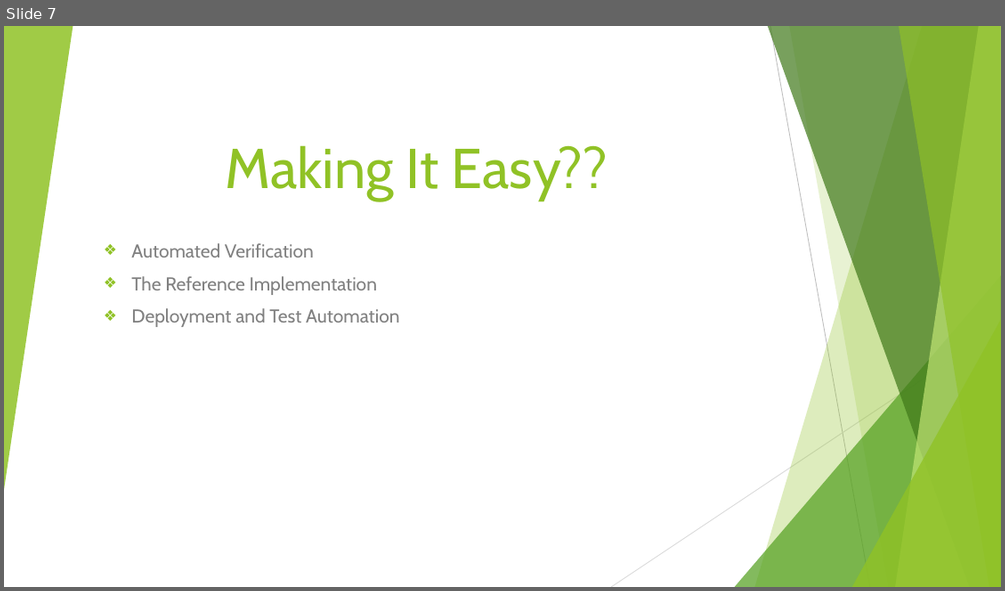
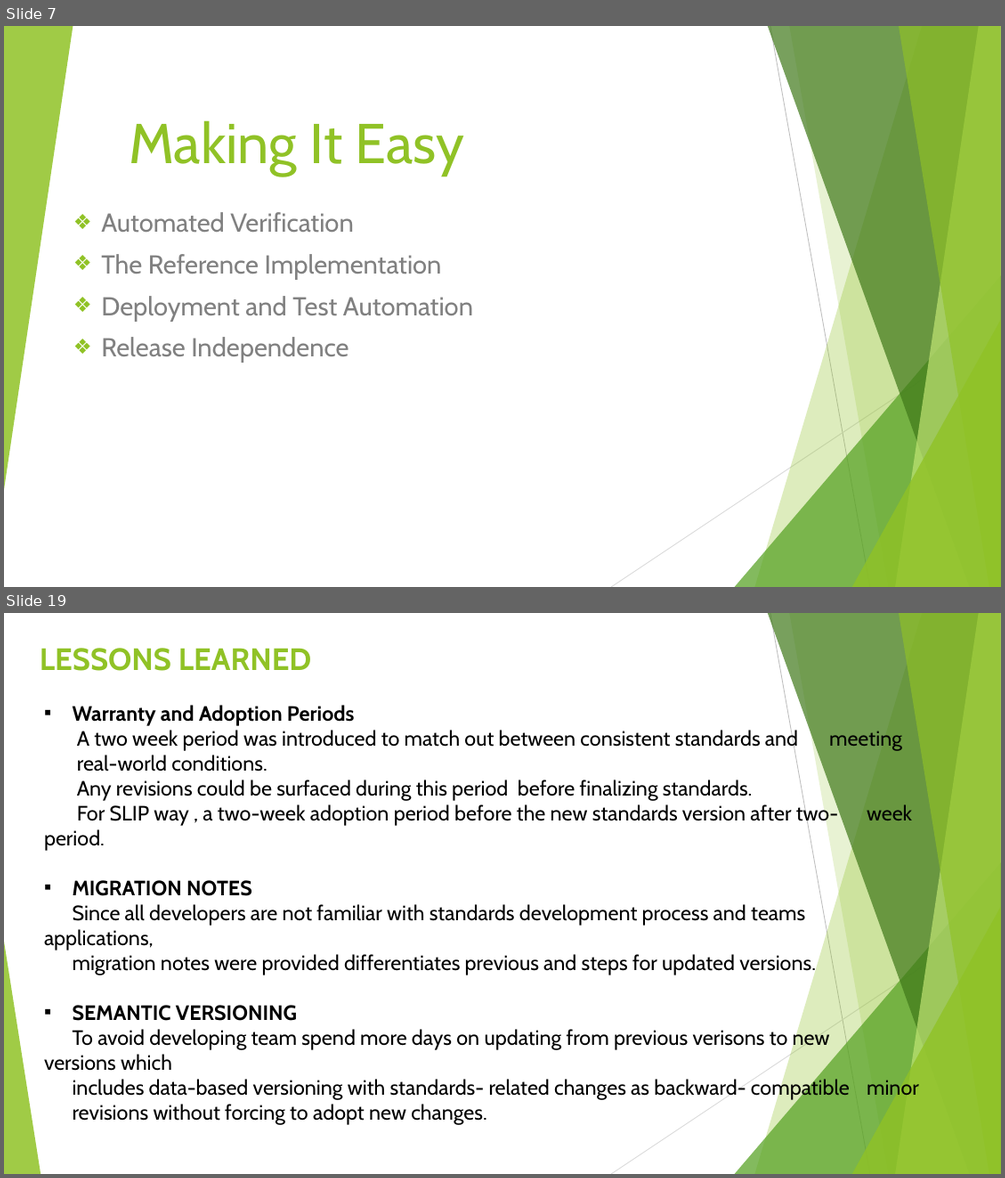
Before and after one commit to BMTechno/Advanced-Software-Engineering-LAB, a slide deck: ase ppt JOURNAL12.pptx. Shown one above the other, each under a label of ours: slide 7 before the commit, slides 7 and 19 after it; the slides between them are not shown. The pictures are 1005x591 and 1005x1178 pixels, drawn with LibreOffice and Linux fonts; fonts in the diff are those of the drawing. Boxes give left, top, right and bottom in pixels: in the first picture for what was removed or moved away, otherwise in the second. Text is boxed around its words. In the diff, an @@ line names an element or a change of style, - is before the commit and + after.

```diff
--- a/ase ppt JOURNAL12.pptx
+++ b/ase ppt JOURNAL12.pptx
@@ slide 19 added at (x1=4, y1=613, x2=1001, y2=1174), background #FFFFFF; not listed: 9 template elements that a slide beside it also shows @@
@@ text added at (x1=40, y1=648, x2=312, y2=671), 29.7 pt, text #90C226, bold @@
+LESSONS LEARNED
@@ text added at (x1=44, y1=705, x2=919, y2=1125), 20 pt, text #000000 @@
+▪ Warranty and Adoption Periods
+A two week period was introduced to match out between consistent standards and meeting
+real-world conditions.
+Any revisions could be surfaced during this period before finalizing standards.
+For SLIP way , a two-week adoption period before the new standards version after two- week period.
+▪ MIGRATION NOTES
+Since all developers are not familiar with standards development process and teams applications,
+migration notes were provided differentiates previous and steps for updated versions.
+▪ SEMANTIC VERSIONING
+To avoid developing team spend more days on updating from previous verisons to new versions which
+includes data-based versioning with standards- related changes as backward- compatible minor
+revisions without forcing to adopt new changes.
@@ triangle added at (x1=4, y1=941, x2=40, y2=1174), fill #90C226 at 85% opacity @@
@@ slide 7 changed as well @@
@@ title at (x1=129, y1=120, x2=464, y2=176): text changed @@
-Making It Easy??
+Making It Easy
@@ subtitle "Automated Verification" moved from (x1=131, y1=243, x2=399, y2=327) to (x1=101, y1=212, x2=473, y2=362) @@
@@ subtitle at (x1=101, y1=212, x2=473, y2=321): size 18 to 25 pt in "Automated Verification", "The Reference Implementation", "Deployment and Test Automation" @@
@@ subtitle at (x1=101, y1=337, x2=348, y2=362): paragraph added @@
+❖ Release Independence
```
Also in this commit, not shown: 3 other slides changed, 11 other slides added, 1 slide removed.
